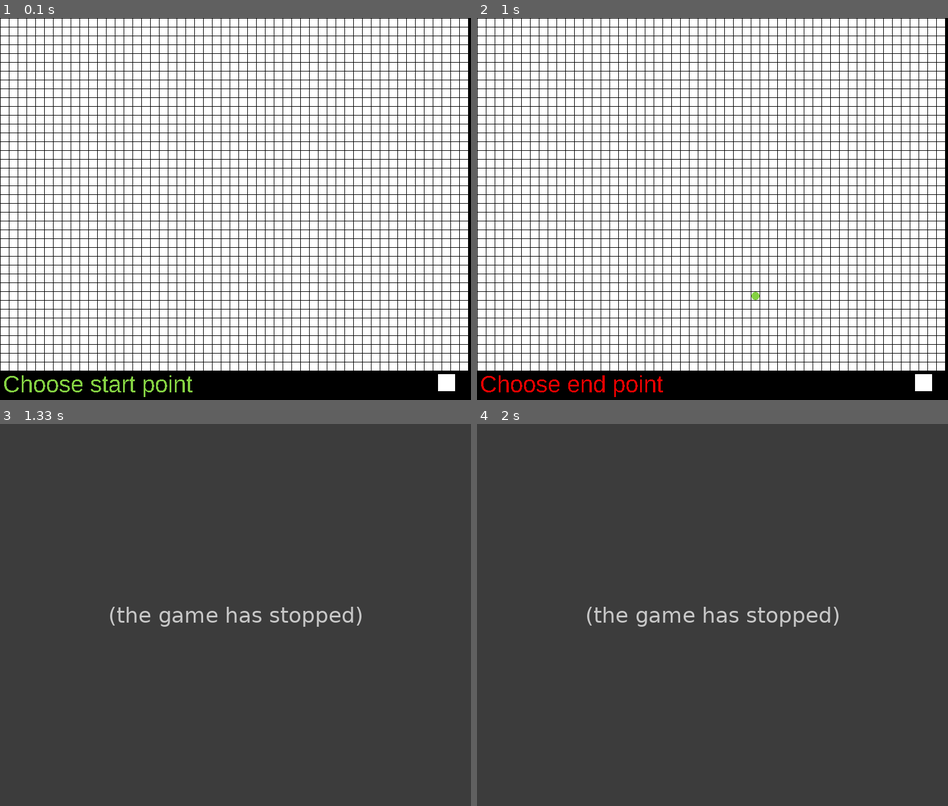
Above: before the commit, frames 1-4 (two rows, left to right).
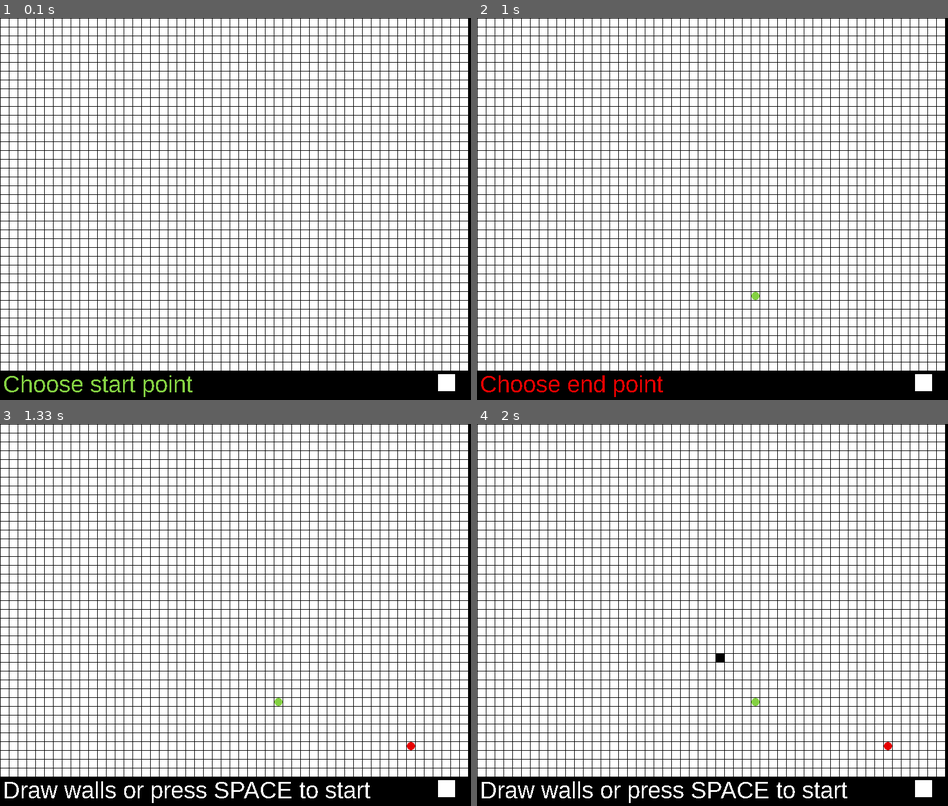
Above: after the commit, the same moments.

Repository: MrJoeKr/Pathfinding-Visualizer-Python
Game: pygame game, started from Run.pyw
The game is run twice, just before and just after one commit, with the same random seed, the same clock (stepped at 60 frames per second) and the same inputs.
Inputs (mouse positions are in pixels of both pictures, inside the frame that each line leads up to):
- Up to frame 1 (0.1 s): no input
- Up to frame 2 (1 s): tap Backspace at 0.33 s; click (759, 293) at 0.72 s
- Up to frame 3 (1.33 s): click (409, 748) at 1.05 s
- Up to frame 4 (2 s): tap Space at 1.33 s; click (717, 657) at 1.75 s

Frames 1-2 are identical in both runs. In frame 3, 100% of the frame differs, in the area x 0-100%, y 0-100%; in frame 4, 100%.
Error before the commit: AttributeError: 'NodeBoard' object has no attribute 'finding_path_finished' (board_window.py...; the game stopped at 1.07 s (later frames are placeholders)

Commit message:
Add path list variable in node board

Diff:
--- a/node_board_object.py
+++ b/node_board_object.py
@@ -4,6 +4,8 @@
 
 from config_constants import *
 from node_object import Node
+
+PathList = List[Node]
 
 class NodeBoard:
 
@@ -16,6 +18,9 @@
 
         self.start_node: Optional[Node] = None
         self.end_node: Optional[Node] = None
+
+        self.path: PathList = []
+        self.finding_path_finished = False
 
     def _init_draw_board(self) -> List[List[Node]]:
         out = []
@@ -32,6 +37,8 @@
     def reset_board(self):
         self.start_node = None
         self.end_node = None
+        self.path.clear()
+        self.finding_path_finished = False
         self.board = self._init_draw_board()
 
     def get_board(self):
@@ -40,18 +47,21 @@
     def get_node(self, y: int, x: int):
         return self.board[y][x]
 
-    def draw_path(self, path: List[Node]) -> None:
+    def draw_path(self) -> None:
 
         node_color = PATH_NODES_COLOR
 
-        for node in path:
+        for node in self.path:
             node.set_color(node_color)
 
-            if node == path[0]:
+            if node == self.path[0]:
                 node.draw_as_circle(START_POINT_COLOR)
 
-            elif node == path[-1]:
+            elif node == self.path[-1]:
                 node.draw_as_circle(END_POINT_COLOR)
 
             pygame.display.update()
             time.sleep(SHOW_PATH_DELAY)
+
+    def solution_found(self) -> bool:
+        return len(self.path) > 0
